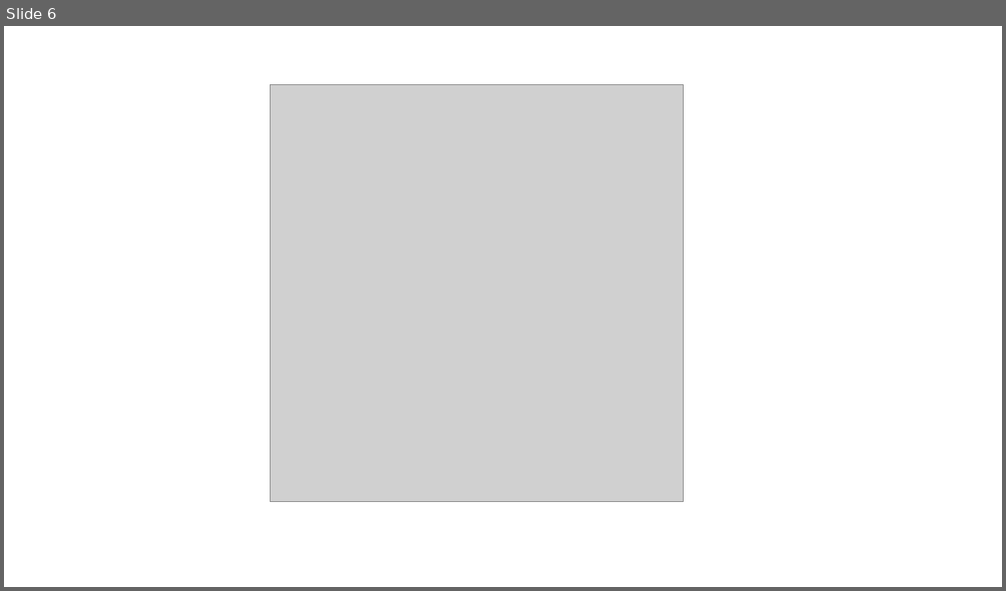
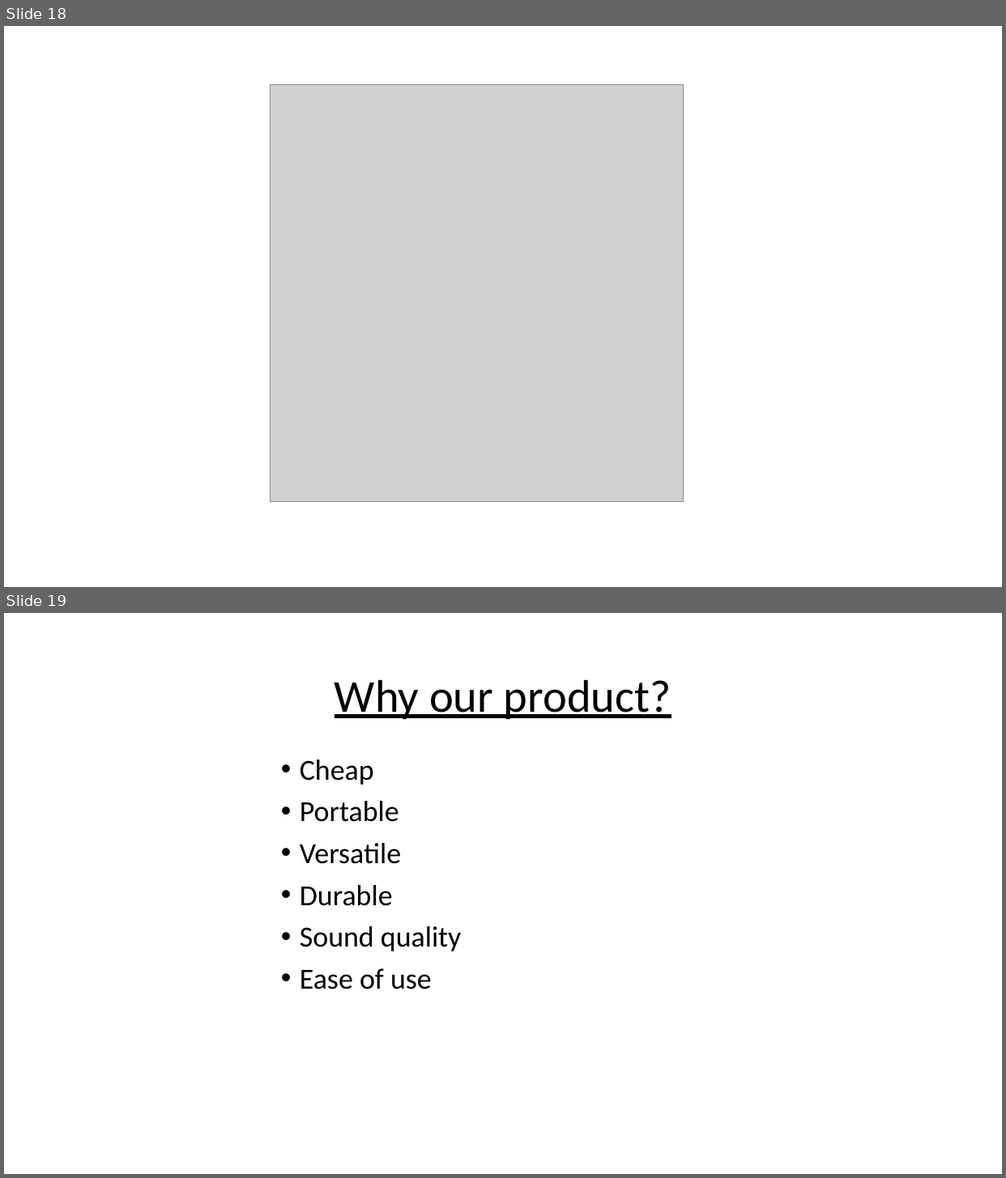
Before and after one commit to AP-Elektronica-ICT/intprojectrepo-piago, a slide deck: Mockups/Piago_Pitch.pptx. Shown one above the other, each under a label of ours: slide 6 before the commit, slides 18 and 19 after it. The pictures are 1006x591 and 1006x1178 pixels, drawn with LibreOffice and Linux fonts; fonts in the diff are those of the drawing; grey boxes stand for pictures. Boxes give left, top, right and bottom in pixels: in the first picture for what was removed or moved away, otherwise in the second. Text is boxed around its words. In the diff, an @@ line names an element or a change of style, - is before the commit and + after.

```diff
--- a/Mockups/Piago_Pitch.pptx
+++ b/Mockups/Piago_Pitch.pptx
@@ slide 19 added at (x1=4, y1=613, x2=1002, y2=1174), background #FFFFFF @@
@@ title added at (x1=334, y1=679, x2=671, y2=719), 44 pt, text #000000, underline @@
+Why our product?
@@ text added at (x1=300, y1=760, x2=462, y2=990), 28 pt, text #000000 @@
+• Cheap
+• Portable
+• Versatile
+• Durable
+• Sound quality
+• Ease of use
@@ what was slide 6 is now slide 18 @@
```
Also in this commit, not shown: 1 slide changed, 14 other slides added, 2 slides removed, 7 other files.
